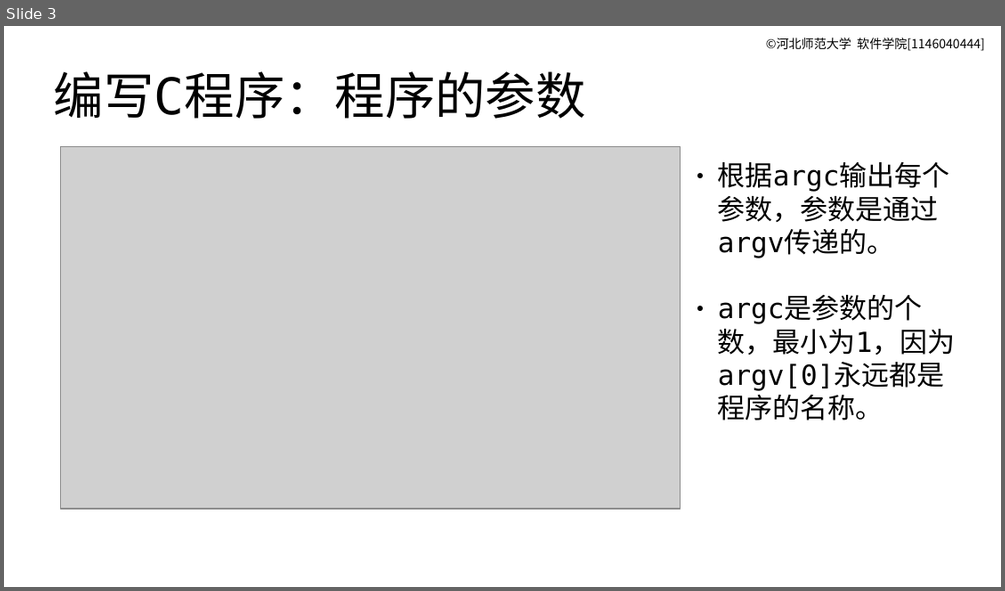
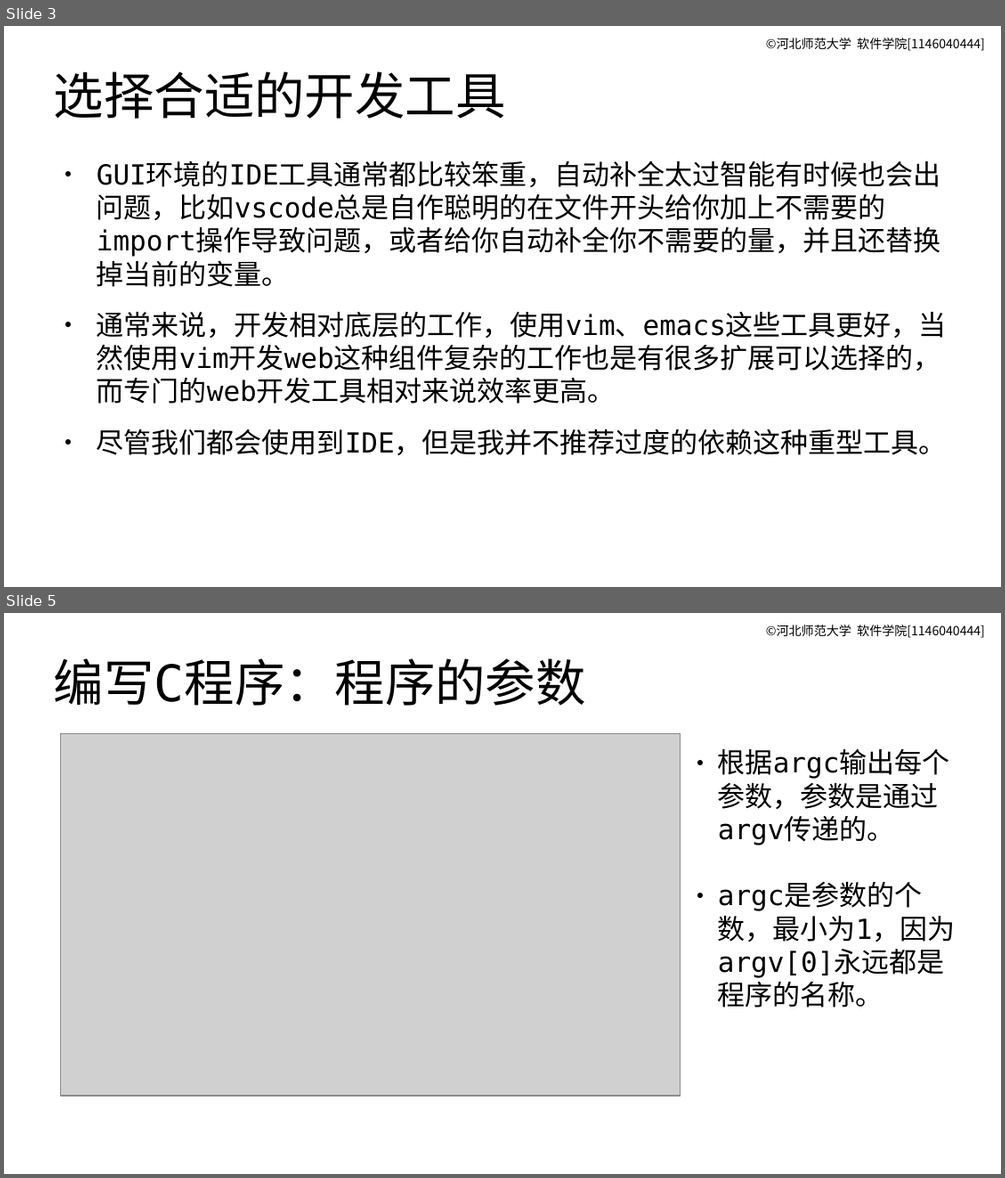
Before and after one commit to master-genius/linux-system, a slide deck: materials/slides/ch14-linux-c-env.odp. Shown one above the other, each under a label of ours: slide 3 before the commit, slides 3 and 5 after it; the slides between them are not shown. The pictures are 1005x591 and 1005x1178 pixels, drawn with LibreOffice and Linux fonts; fonts in the diff are those of the drawing; grey boxes stand for pictures. Boxes give left, top, right and bottom in pixels: in the first picture for what was removed or moved away, otherwise in the second. Text is boxed around its words. In the diff, an @@ line names an element or a change of style, - is before the commit and + after.

```diff
--- a/materials/slides/ch14-linux-c-env.odp
+++ b/materials/slides/ch14-linux-c-env.odp
@@ slide 3 added at [4,26,1001,587], background #FFFFFF; not listed: 1 template element that a slide beside it also shows @@
@@ title added at [54,71,505,119], 40 pt, text #000000 @@
+选择合适的开发工具
@@ text added at [97,162,947,455], 22 pt, text #000000 @@
+● GUI环境的IDE工具通常都比较笨重，自动补全太过智能有时候也会出问题，比如vscode总是自作聪明的在文件开头给你加上不需要的import操作导致问题，或者给你自动补全你不需要的量，并且还替换掉当前的变量。
+● 通常来说，开发相对底层的工作，使用vim、emacs这些工具更好，当然使用vim开发web这种组件复杂的工作也是有很多扩展可以选择的，而专门的web开发工具相对来说效率更高。
+● 尽管我们都会使用到IDE，但是我并不推荐过度的依赖这种重型工具。
@@ what was slide 3 is now slide 5 @@
```
Also in this commit, not shown: 9 slides changed, 2 other slides added, 1 slide removed, 2 other files.
